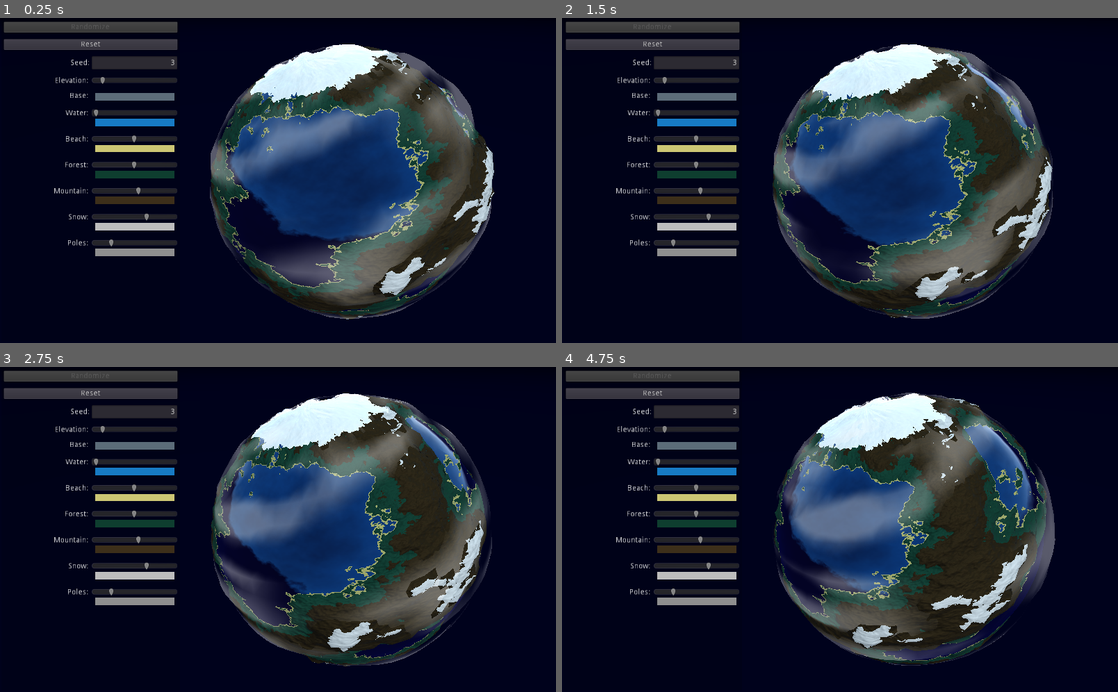
Above: before the commit, frames 1-4 (two rows, left to right).
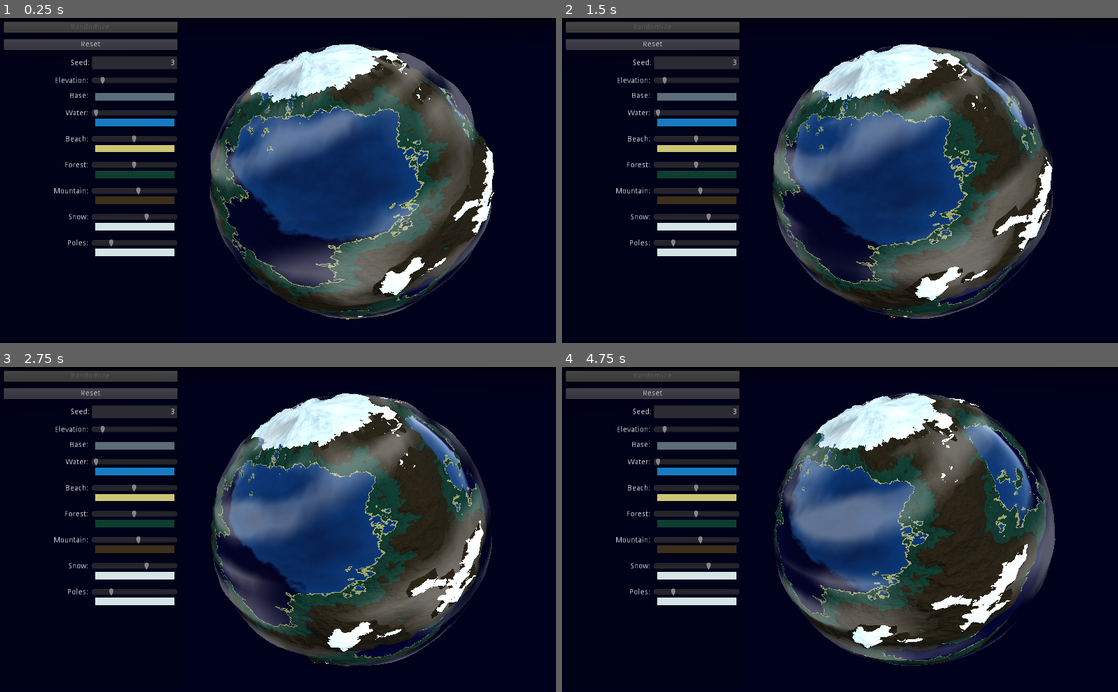
Above: after the commit, the same moments.

Repository: RichoM/SimplexNoiseTest
Game: Godot game, scene res://Test.tscn
The game is run twice, just before and just after one commit, with the same random seed, the same clock (stepped at 60 frames per second) and the same inputs.
Inputs:
- Up to frame 1 (0.25 s): no input
- Up to frame 2 (1.5 s): no input
- Up to frame 3 (2.75 s): no input
- Up to frame 4 (4.75 s): no input

The runs differ from the first frame. In frame 1, 2.2% of the frame differs, in the area x 17-89%, y 8-93%; in frame 2, 2.4%; in frame 3, 2.5%; in frame 4, 2.7%, in the area x 17-84%, y 8-90%.

Commit message:
Improved shader so that snow and poles can have the same color

Diff:
--- a/godot/terrain_sphere.shader
+++ b/godot/terrain_sphere.shader
@@ -71,18 +71,11 @@
 void fragment() {
 	vec4 noise = texture(noise_sampler, UV);
 	if (UV.y < noise.x * poles_threshold || UV.y > 1.0 - noise.x * poles_threshold) {// Poles
-
-		ALBEDO = poles.rgb;
-		if (UV.y > 0.5) {
-			NORMALMAP_DEPTH = 11.0 * smoothstep(0.25, 0.75, (UV.y*0.450));
-		} else {
-			NORMALMAP_DEPTH = 11.0 * smoothstep(0.25, 0.75, ((1.0-UV.y)*0.450));
-		}
 		NORMALMAP = texture(noise_normal, UV).rgb;
-		METALLIC = 0.0;
-		ROUGHNESS = 0.0;
-		EMISSION = vec3(.01);
-
+		NORMALMAP_DEPTH = 5.5;
+		ROUGHNESS = 0.75;
+		EMISSION = vec3(0.2);
+		ALBEDO = noise.rgb * poles.rgb ;
 	} else {
 		vec4 color = base;
 		if (noise.x > water_threshold && noise.x < beach_threshold) { // Water
@@ -101,6 +94,7 @@
 			if (noise.x > snow_threshold) {
 				color = snow;
 				NORMALMAP_DEPTH = 5.5;
+				EMISSION = vec3(0.2);
 			} else if (noise.x > mountain_threshold) {
 				color = mountain;
 				METALLIC = 0.5;
--- a/godot/terrain_sphere.tres
+++ b/godot/terrain_sphere.tres
@@ -13,8 +13,8 @@
 shader_param/beach = Color( 0.8, 0.777067, 0.456, 1 )
 shader_param/forest = Color( 0.054902, 0.243137, 0.184314, 1 )
 shader_param/mountain = Color( 0.24, 0.18432, 0.1008, 1 )
-shader_param/snow = Color( 0.741176, 0.741176, 0.741176, 1 )
-shader_param/poles = Color( 0.56, 0.56, 0.56, 1 )
+shader_param/snow = Color( 0.835294, 0.894118, 0.901961, 1 )
+shader_param/poles = Color( 0.835294, 0.894118, 0.901961, 1 )
 shader_param/water_threshold = 0.0
 shader_param/beach_threshold = 0.493
 shader_param/forest_threshold = 0.499
